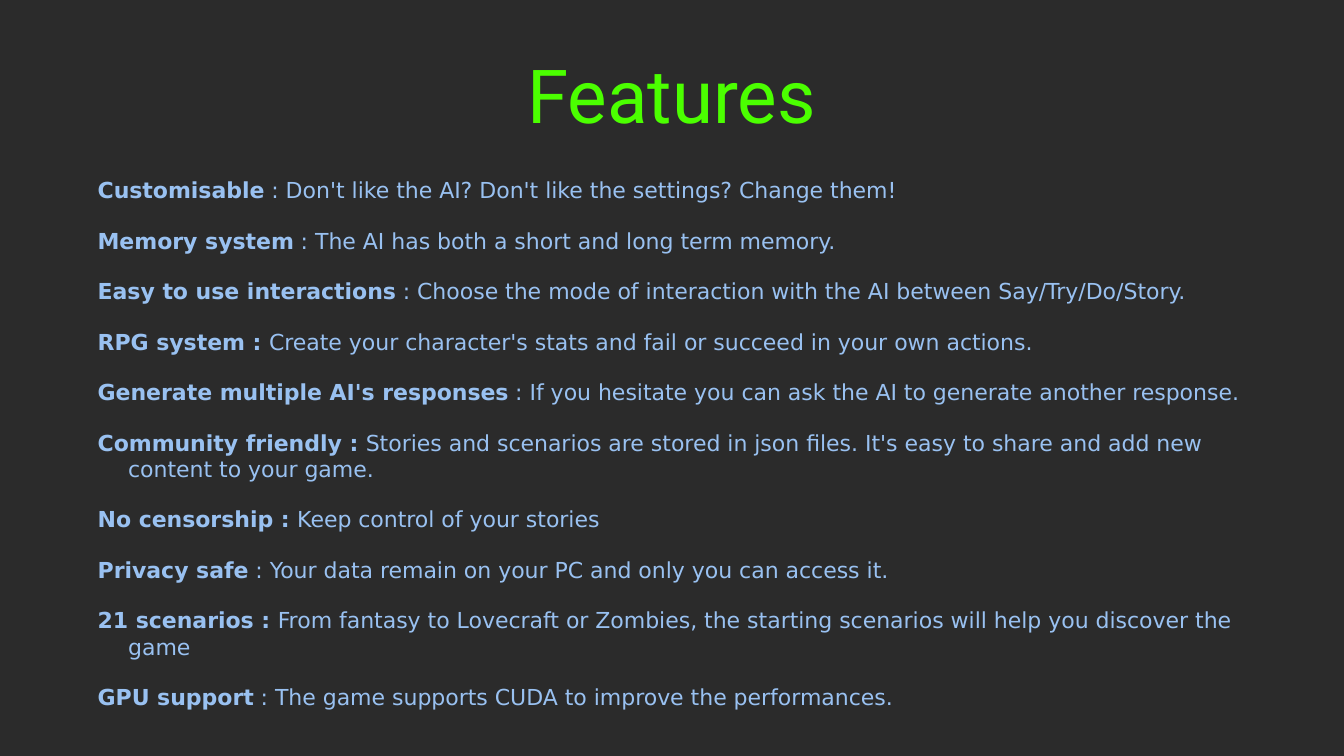
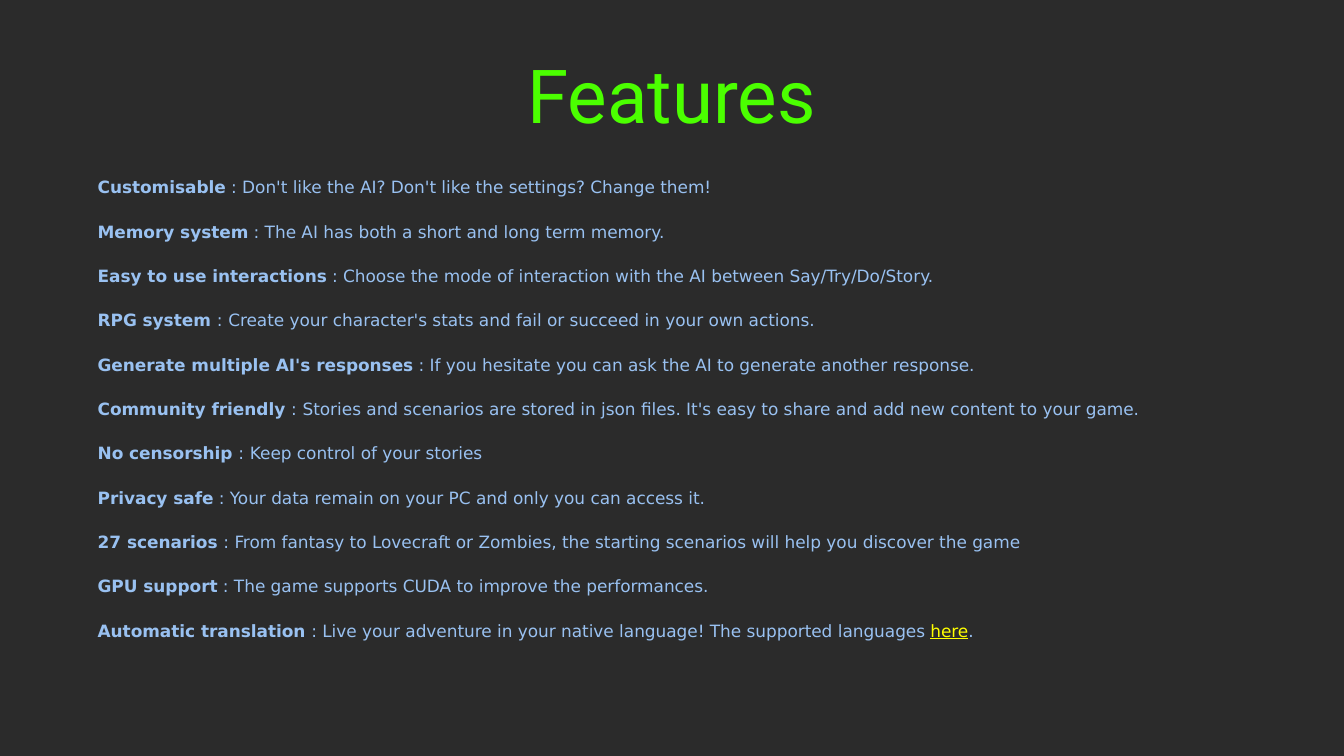
Before and after one commit to LyaaaaaGames/AIdventure_Presskit, a slide deck: slide 4 of fact_sheet.odp. Drawn at 1344x756 pixels with LibreOffice and Linux fonts; fonts in the diff are those of the drawing; background and template pictures are left out; a plain dark background stands for a picture behind light text. Boxes give left, top, right and bottom in pixels: in the first picture for what was removed or moved away, otherwise in the second. Text is boxed around its words. In the diff, an @@ line names an element or a change of style, - is before the commit and + after.

Commit message:
Updated the presskit
- Added the automatic translation in the features
- Updated the number of shipped scenarios.

```diff
--- a/fact_sheet.odp
+++ b/fact_sheet.odp
@@ text at (98, 180, 1139, 596): paragraph added @@
+Automatic translation : Live your adventure in your native language! The supported languages here.
@@ text at (98, 180, 1139, 596): size 13 to 10 pt in "Customisable : Don't like the AI? Don't ...", "Memory system : The AI has both ...", "Easy to use interactions : Choose the ...", "RPG system : Create your character's stats ..." and 5 more places; bold off in ":", ":", ":" @@
@@ text at (98, 535, 1020, 552): text changed; size 13 to 10 pt @@
-21 scenarios : From fantasy to Lovecraft or Zombies, the starting scenarios will help you discover the game
+27 scenarios : From fantasy to Lovecraft or Zombies, the starting scenarios will help you discover the game
```
Also in this commit, not shown: 3 other files.
